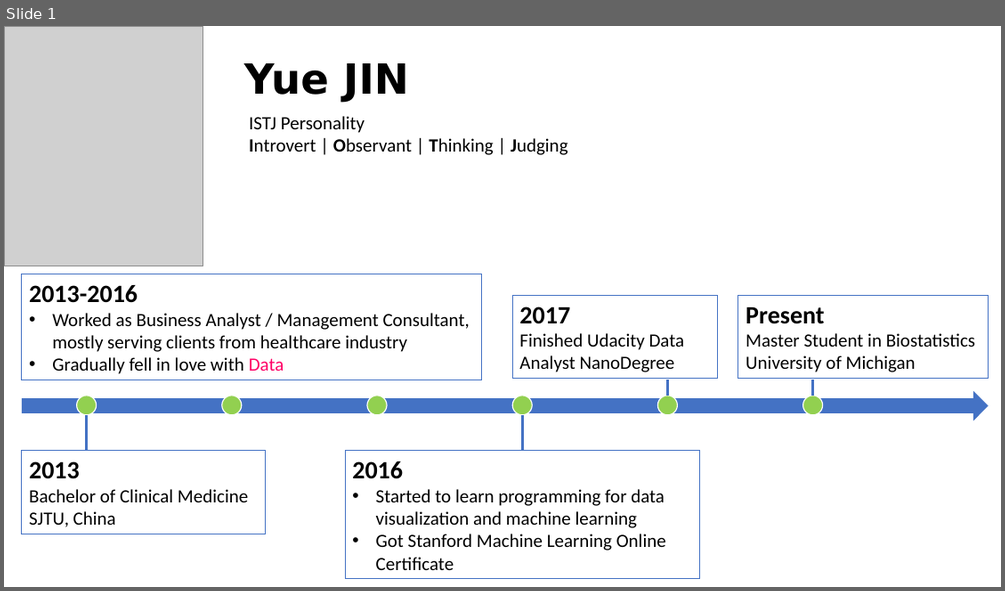
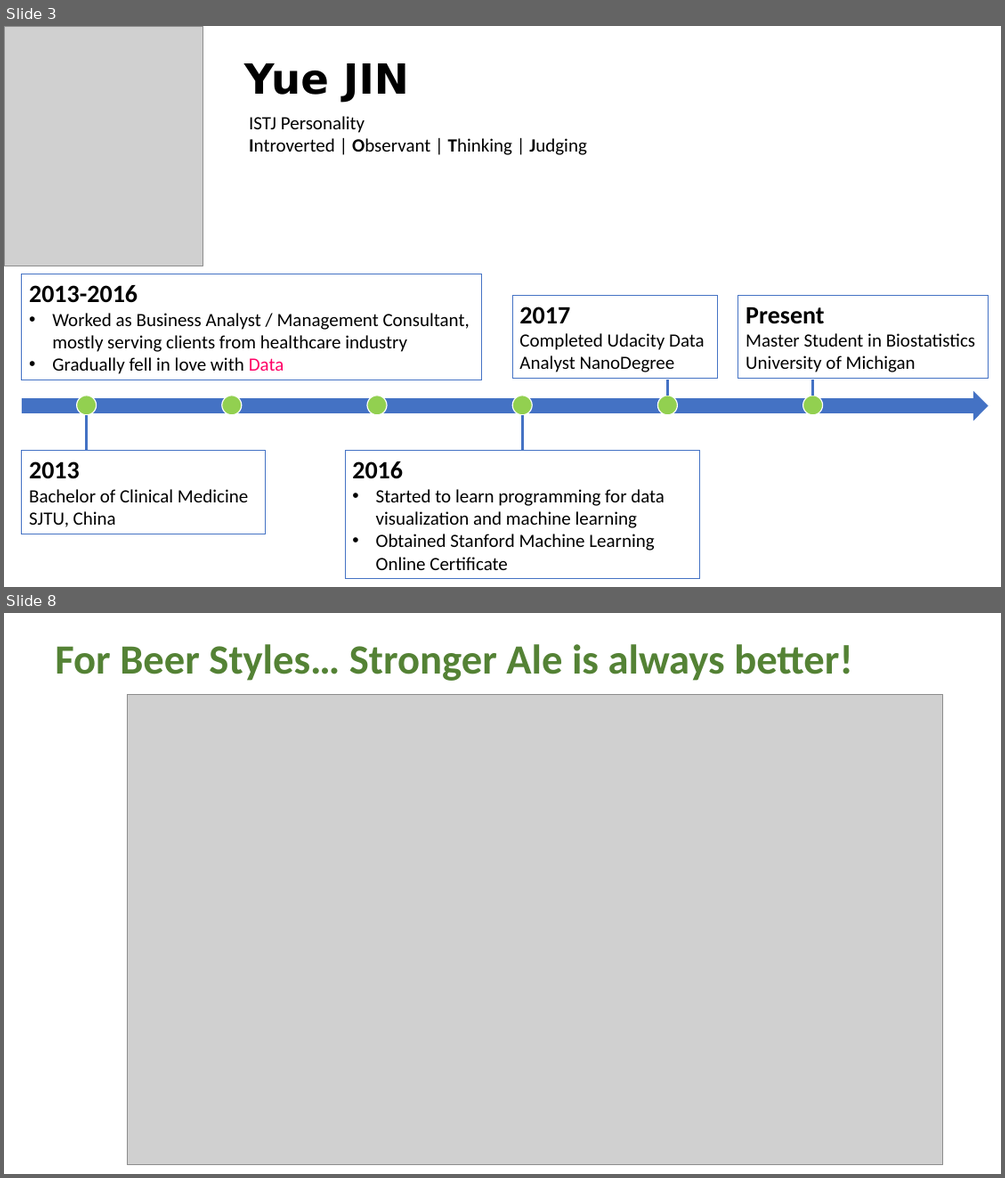
Before and after one commit to yjin910517/data_incubator, a slide deck: presentation.pptx. Shown one above the other, each under a label of ours: slide 1 before the commit, slides 3 and 8 after it; the slides between them are not shown. The pictures are 1005x591 and 1005x1178 pixels, drawn with LibreOffice and Linux fonts; fonts in the diff are those of the drawing; grey boxes stand for pictures. Boxes give left, top, right and bottom in pixels: in the first picture for what was removed or moved away, otherwise in the second. Text is boxed around its words. In the diff, an @@ line names an element or a change of style, - is before the commit and + after.

```diff
--- a/presentation.pptx
+++ b/presentation.pptx
@@ slide 8 added at [4,613,1001,1174], background #FFFFFF @@
@@ text added at [55,644,852,681], 40 pt, text #548235, bold @@
+For Beer Styles… Stronger Ale is always better!
@@ picture added at [127,695,942,1165] @@
@@ what was slide 1 is now slide 3 @@
@@ slide 3 changed as well @@
@@ text at [249,138,587,155]: text changed @@
-Introvert | Observant | Thinking | Judging
+Introverted | Observant | Thinking | Judging
@@ text in rectangle at [519,333,704,372]: text changed @@
-Finished Udacity Data Analyst NanoDegree
+Completed Udacity Data Analyst NanoDegree
@@ text in rectangle at [376,533,654,570]: text changed @@
-• Got Stanford Machine Learning Online Certificate
+• Obtained Stanford Machine Learning Online Certificate
```
Also in this commit, not shown: 1 other slide changed, 7 other slides added, 6 other files.
